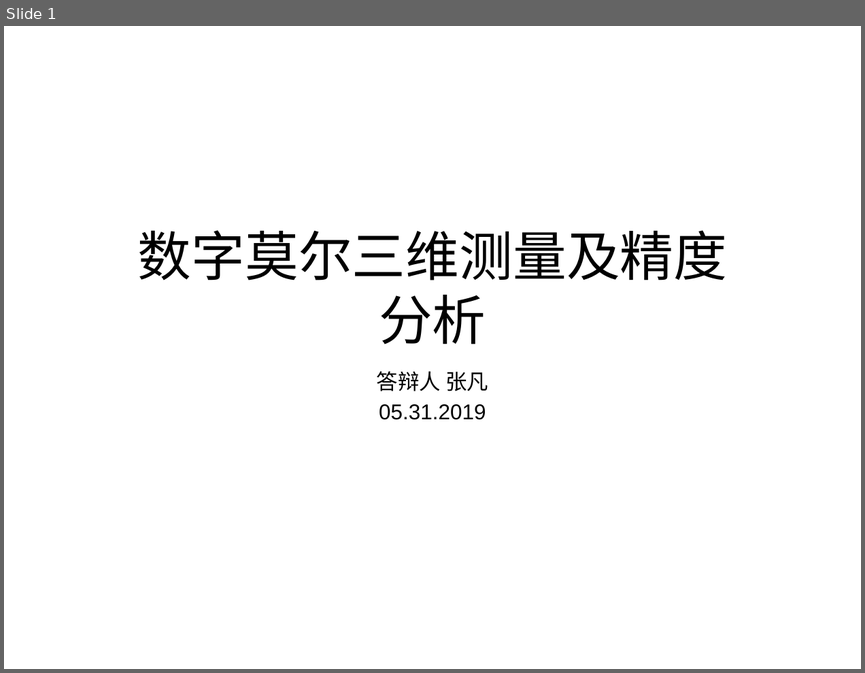
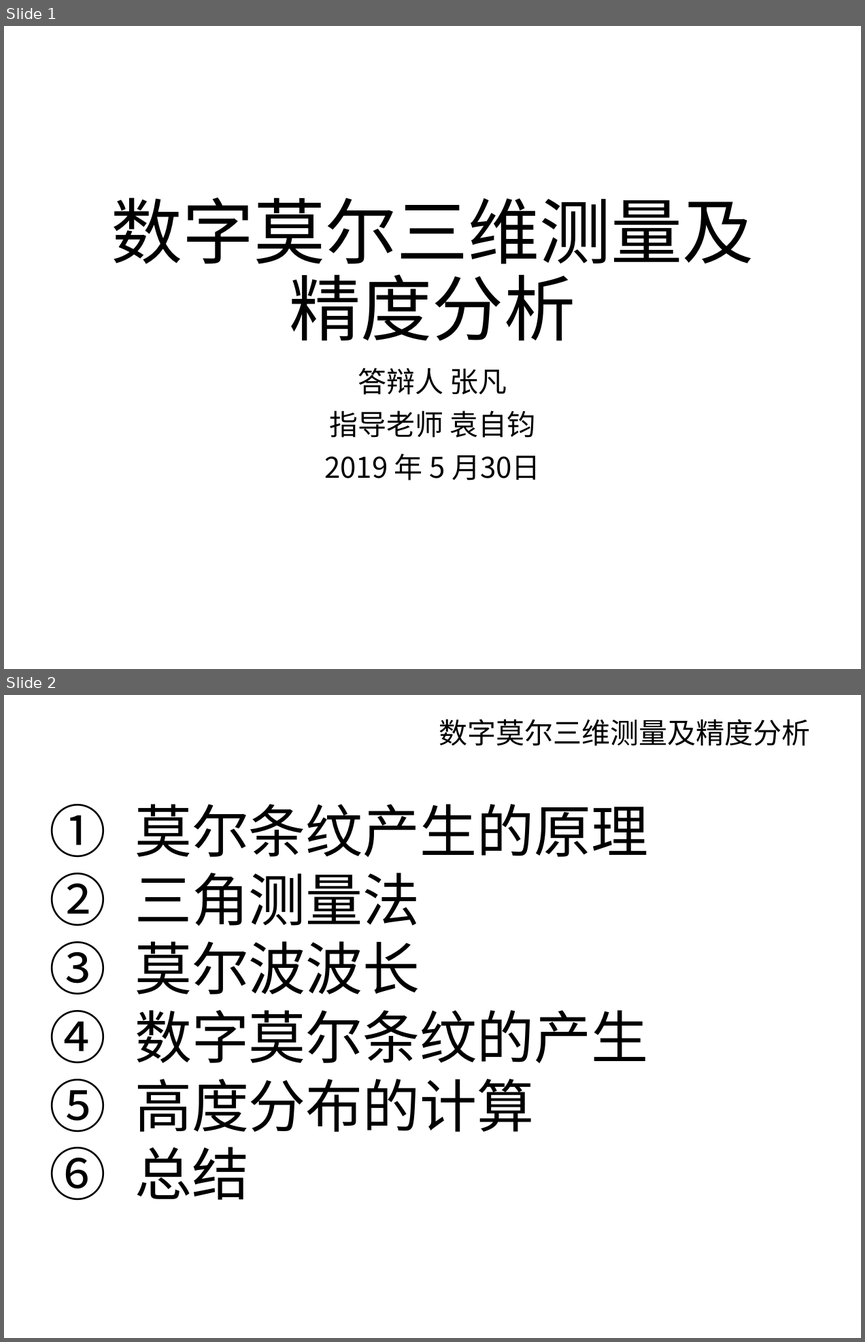
Before and after one commit to FZhg/Undergraduate-Thesis, a slide deck: Defense.pptx. Shown one above the other, each under a label of ours: slide 1 before the commit, slides 1 and 2 after it. The pictures are 865x673 and 865x1342 pixels, drawn with LibreOffice and Linux fonts; fonts in the diff are those of the drawing; background and template pictures are left out. Boxes give left, top, right and bottom in pixels: in the first picture for what was removed or moved away, otherwise in the second. Text is boxed around its words. In the diff, an @@ line names an element or a change of style, - is before the commit and + after.

```diff
--- a/Defense.pptx
+++ b/Defense.pptx
@@ slide 2 added at (4, 695, 861, 1338), background picture (left out) @@
@@ text added at (439, 719, 810, 746), 24 pt, text #000000 @@
+数字莫尔三维测量及精度分析
@@ text added at (135, 804, 649, 1200), 48 pt, text #000000 @@
+1. 莫尔条纹产生的原理
+2. 三角测量法
+3. 莫尔波波长
+4. 数字莫尔条纹的产生
+5. 高度分布的计算
+6. 总结
@@ slide 1 changed as well @@
@@ title "数字莫尔三维测量及精度分析": place and size @@
-title "数字莫尔三维测量及精度分析" at (138, 230, 728, 344)
+title "数字莫尔三维测量及精度分析" at (111, 197, 754, 341)
@@ title "数字莫尔三维测量及精度分析" at (111, 197, 754, 341): size 45 to 60 pt, font Arial to Noto Sans CJK SC; line spacing 1 to 0.9 @@
@@ subtitle at (358, 367, 507, 395): size 18 to 24 pt, font Arial to Noto Sans CJK SC in "答辩人 张凡"; line spacing 1 to 0.9; more space between paragraphs @@
@@ subtitle at (324, 410, 541, 480): text changed; size 18 to 24 pt; font Arial to Noto Sans CJK SC @@
-05.31.2019
+指导老师 袁自钧
+2019 年 5 月30日
```
Also in this commit, not shown: 6 other slides added, 1 other file.
